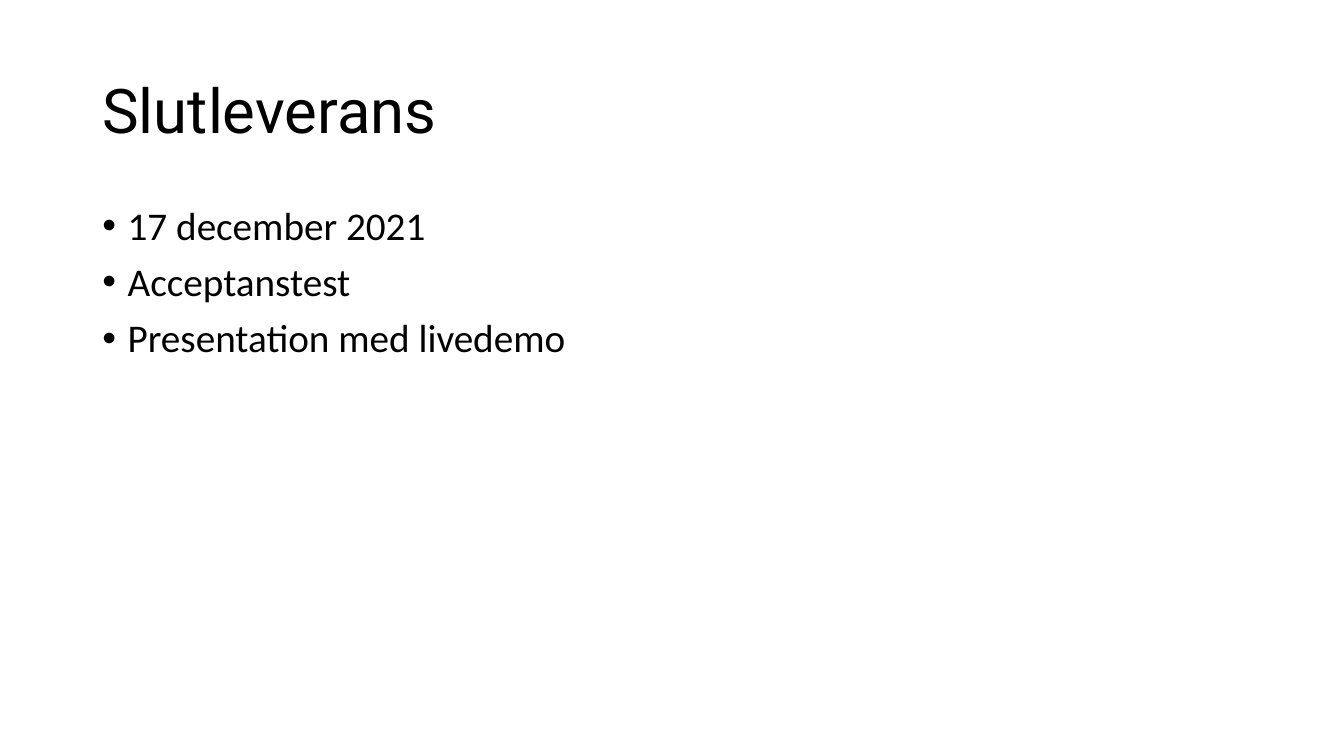
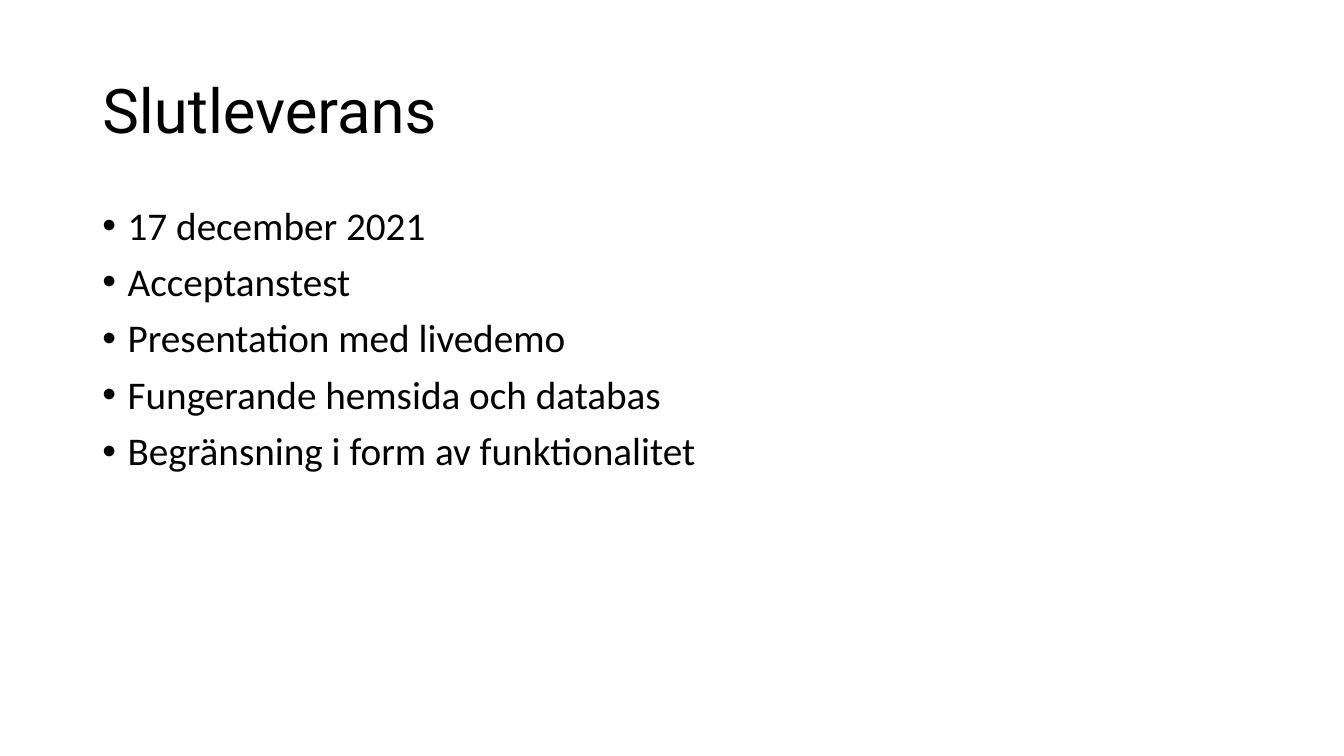
Before and after one commit to Sjofil/HASAB-IDA3, a slide deck: slide 5 of Processrapport/Utvecklingsplan.pptx. Drawn at 1344x756 pixels with LibreOffice and Linux fonts; fonts in the diff are those of the drawing. Boxes give left, top, right and bottom in pixels: in the first picture for what was removed or moved away, otherwise in the second. Text is boxed around its words. In the diff, an @@ line names an element or a change of style, - is before the commit and + after.

Commit message:
slutleverans

```diff
--- a/Processrapport/Utvecklingsplan.pptx
+++ b/Processrapport/Utvecklingsplan.pptx
@@ text at bbox=[128, 381, 695, 472]: paragraphs added @@
+• Fungerande hemsida och databas
+• Begränsning i form av funktionalitet
```
